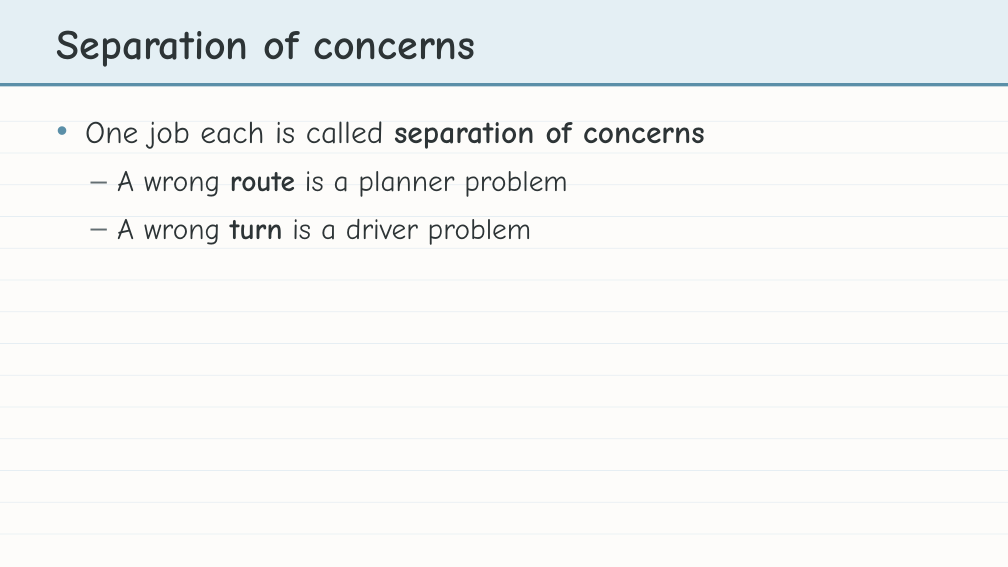
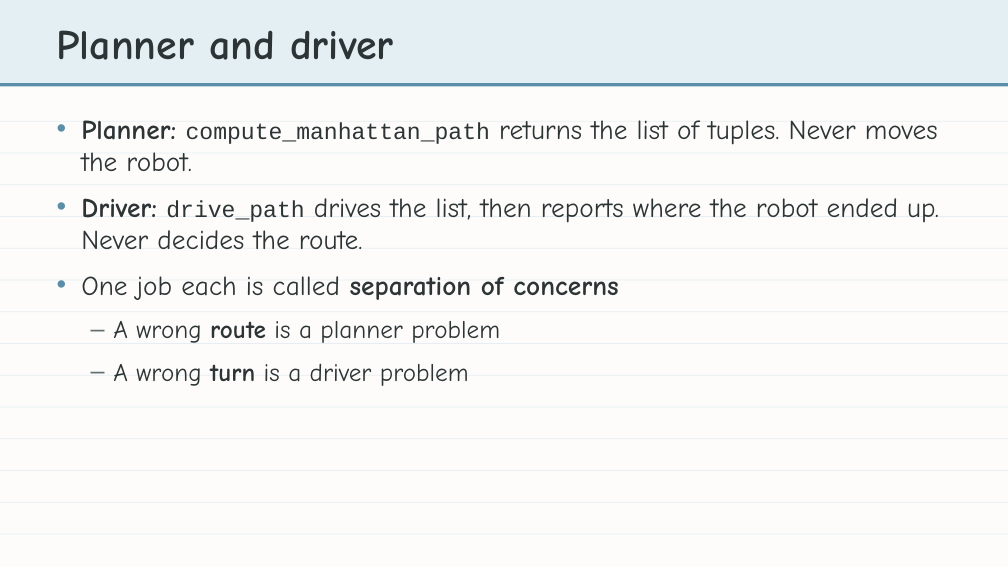
Before and after one commit to bradamiller/LearningPython, a slide deck: slide 6 of static/slides/module-04-manhattan/module-4-lesson-00-overview.pptx (slide 9 before the commit). Drawn at 1008x567 pixels with LibreOffice and Linux fonts; fonts in the diff are those of the drawing. Boxes give left, top, right and bottom in pixels: in the first picture for what was removed or moved away, otherwise in the second. Text is boxed around its words. In the diff, an @@ line names an element or a change of style, - is before the commit and + after.

```diff
--- a/static/slides/module-04-manhattan/module-4-lesson-00-overview.pptx
+++ b/static/slides/module-04-manhattan/module-4-lesson-00-overview.pptx
@@ text at <box>57,30,394,60</box>: text changed @@
-Separation of concerns
+Planner and driver
@@ text at <box>81,120,939,250</box>: paragraphs added @@
+• Planner: compute_manhattan_path returns the list of tuples. Never moves the robot.
+• Driver: drive_path drives the list, then reports where the robot ended up. Never decides the route.
@@ text at <box>81,276,618,386</box>: size 30 to 26 pt in "One job each is called separation of ..."; size 28 to 24 pt in "A wrong route is a planner problem", "A wrong turn is a driver problem"; indent changed @@
```
Also in this commit, not shown: 3 slides removed, 6 other files.
